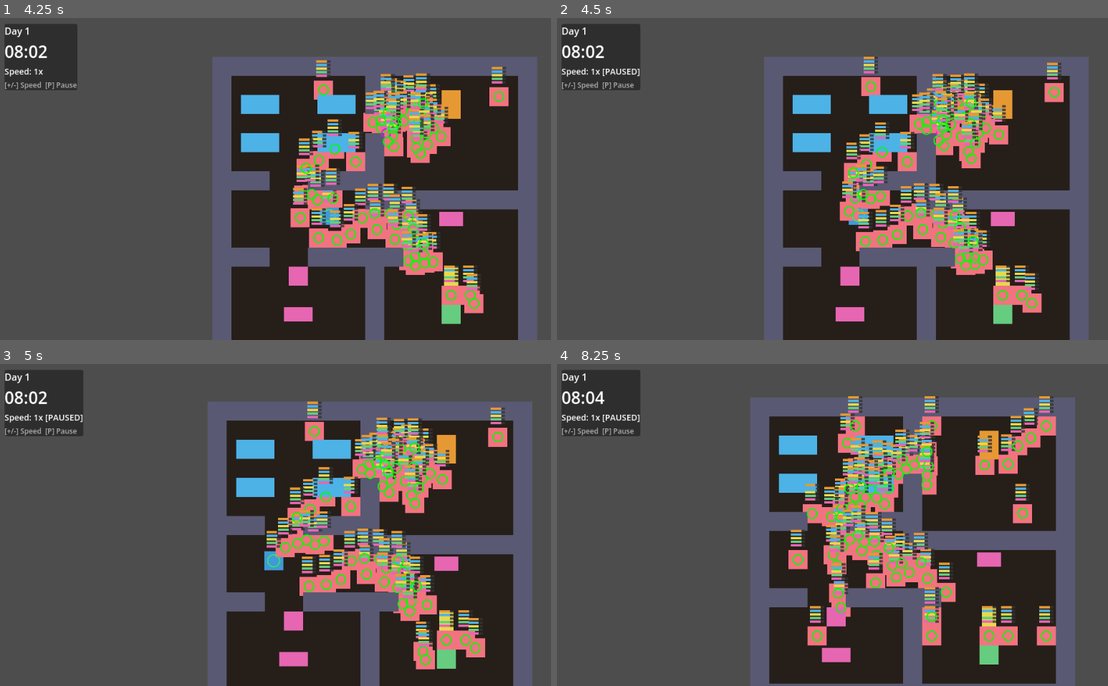
Above: before the commit, frames 1-4 (two rows, left to right).
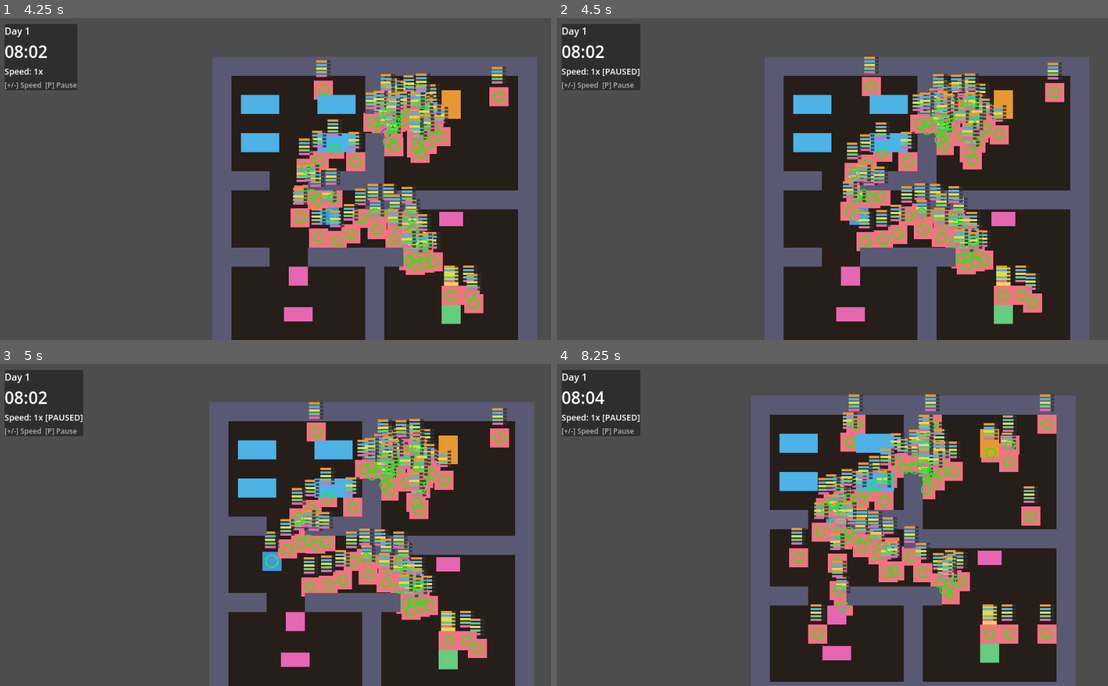
Above: after the commit, the same moments.

Repository: NikkiKoole/simgodot
Game: Godot game, scene res://scenes/main.tscn
Same seed, same stepped clock (60 frames per second), same inputs: the game is played once before the commit and once after it.
Inputs:
- Up to frame 1 (4.25 s): tap Enter at 0.5 s; hold D (move_right) 0.53-1.28 s; tap E (interact) at 0.6, 2.1, 3.6 s; hold S (move_down) 1.28-2.03 s; tap P at 1.35, 2.85 s; tap Space at 2 s; hold D (move_right) 2.03-2.78 s; hold W (move_up) 2.78-3.53 s; hold A (move_left) from 3.53 s (still down)
- Up to frame 2 (4.5 s): keep holding A (move_left); tap P at 4.35 s
- Up to frame 3 (5 s): keep holding A (move_left)
- Up to frame 4 (8.25 s): release A (move_left) at 5.03 s; hold S (move_down) 5.03-5.78 s; tap E (interact) at 5.1, 6.6, 8.1 s; hold D (move_right) 5.78-6.53 s; tap P at 5.85, 7.35 s; hold W (move_up) 6.53-7.28 s; hold D (move_right) 7.28-8.03 s; hold S (move_down) from 8.03 s (still down)

Frame 1 is identical in both runs. In frame 2, 3.7% of the frame differs, in the area x 37-97%, y 12-100%; in frame 3, 9.7%; in frame 4, 15%, in the area x 35-95%, y 9-100%.

Commit message:
Scale stuck detection timing with game speed, add README

Diff:
--- a/scripts/npc.gd
+++ b/scripts/npc.gd
@@ -197,14 +197,14 @@
 	var progress_toward_goal := last_position.distance_to(target_pos) - global_position.distance_to(target_pos)
 	var expected_progress := speed * speed_mult * delta * 0.3  # Need 30% of expected speed to count as progress
 	if progress_toward_goal < expected_progress:
-		stuck_timer += delta
+		stuck_timer += delta * speed_mult  # Scale with game speed
 	else:
 		# Only reset timer if making good progress, otherwise just reduce it slowly
 		if progress_toward_goal > expected_progress * 2:
 			stuck_timer = 0.0
 			wiggle_direction = Vector2.ZERO
 		else:
-			stuck_timer = maxf(0.0, stuck_timer - delta * 0.5)
+			stuck_timer = maxf(0.0, stuck_timer - delta * speed_mult * 0.5)  # Scale with game speed
 	last_position = global_position
 
 	# Dynamic collision shrinking/growing based on stuck state
@@ -215,11 +215,11 @@
 			wiggle_direction = Vector2.ZERO
 			current_state = State.IDLE  # Will pick new destination
 			return
-		# Shrink collision when stuck
-		_update_collision_radius(current_collision_radius - SHRINK_RATE * delta)
+		# Shrink collision when stuck (scale with game speed)
+		_update_collision_radius(current_collision_radius - SHRINK_RATE * delta * speed_mult)
 	elif current_collision_radius < DEFAULT_COLLISION_RADIUS:
-		# Grow back when moving normally
-		_update_collision_radius(current_collision_radius + GROW_RATE * delta)
+		# Grow back when moving normally (scale with game speed)
+		_update_collision_radius(current_collision_radius + GROW_RATE * delta * speed_mult)
 
 	# If stuck, add wiggle force
 	var wiggle := Vector2.ZERO
Not shown, added: README.md
